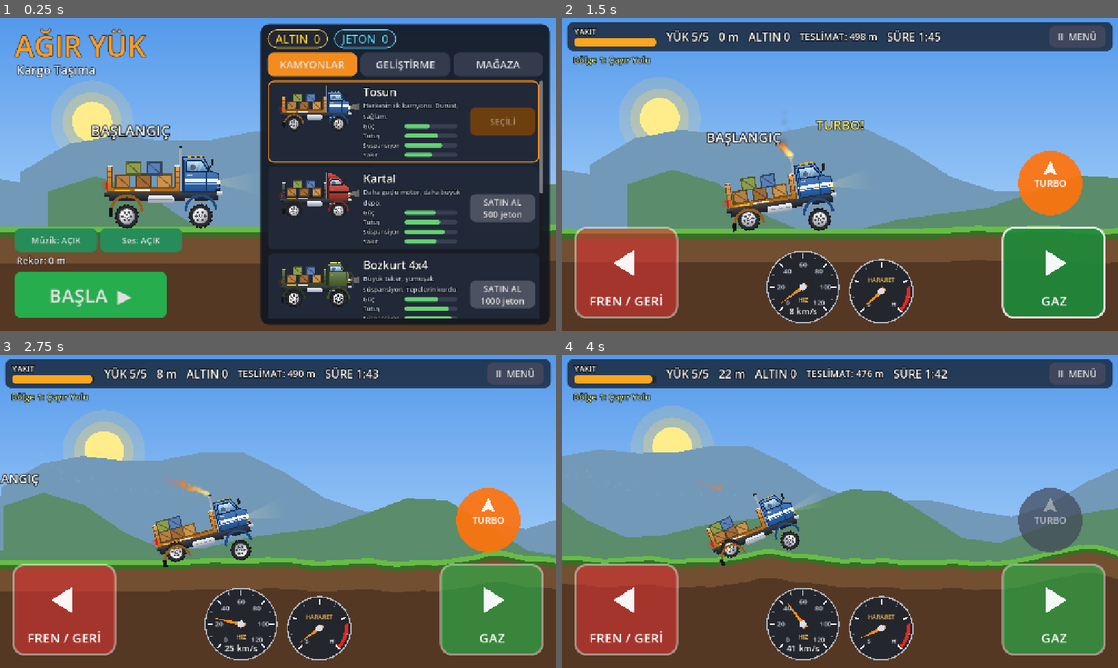
Above: before the commit, frames 1-4 (two rows, left to right).
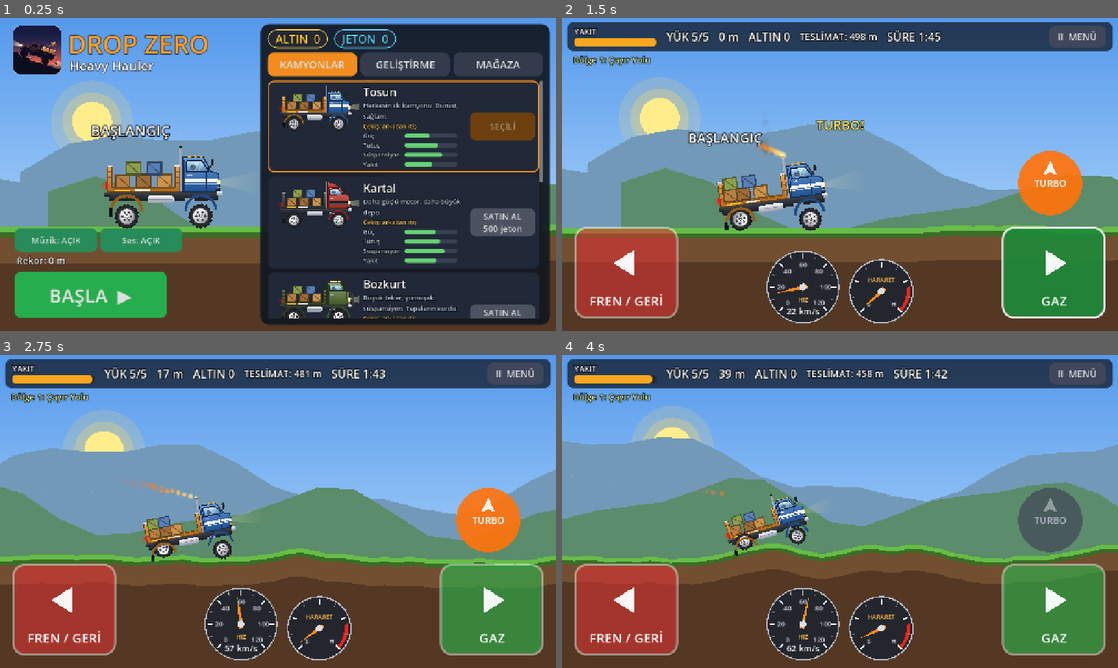
Above: after the commit, the same moments.

Repository: aliyuksekal/penalti-oyunu
Game: Godot game, scene res://Main.tscn
Two runs of this game, one before a commit and one after it. Both use one fixed random seed, a clock stepped at 60 frames per second and the inputs below.
Inputs (mouse positions are in pixels of both pictures, inside the frame that each line leads up to):
- Up to frame 1 (0.25 s): no input
- Up to frame 2 (1.5 s): click "BAŞLA ▶" at 0.5 s; tap Enter at 1.25 s; move the mouse to (962, 158) at 1.27 s; hold Right from 1.28 s (still down); tap Shift at 1.35 s; click (962, 158) at 1.42 s
- Up to frame 3 (2.75 s): tap Space at 1.52, 1.82 s; release Right at 2 s; drag from (166, 527) to (250, 574) at 2.02 s
- Up to frame 4 (4 s): move the mouse to (895, 442) at 2.77 s; hold Right 2.78-3.5 s; tap Shift at 2.85 s; click (895, 442) at 2.92 s; drag from (812, 574) to (673, 464) at 3.52 s

The runs differ from the first frame. In frame 1, 12% of the frame differs, in the area x 2-98%, y 2-96%; in frame 2, 5.2%; in frame 3, 17%; in frame 4, 20%, in the area x 0-100%, y 4-95%.

Commit message:
Adı Drop Zero: Heavy Hauler; yeni logo/simge; kamyonlar arkadan itişli, Titan 4x4; turbo anlık itiş veriyor
Co-Authored-By: Claude Opus 5.5 <noreply@anthropic.com>
Claude-Session: https://claude.ai/code/session_01CTJfmjm1dnQhva6BYkes8r

Diff:
--- a/MenuScreen.gd
+++ b/MenuScreen.gd
@@ -26,10 +26,18 @@
 	mouse_filter = Control.MOUSE_FILTER_IGNORE
 
 	# --- sol üst: başlık ---
-	var title := _lbl(self, "AĞIR YÜK", 66, Color(1.0, 0.62, 0.15))
-	title.position = Vector2(34, 18)
-	var sub := _lbl(self, "Kargo Taşıma", 28, Color.WHITE)
-	sub.position = Vector2(38, 100)
+	var logo := TextureRect.new()
+	logo.texture = load("res://icons/icon.png")
+	logo.expand_mode = TextureRect.EXPAND_IGNORE_SIZE
+	logo.stretch_mode = TextureRect.STRETCH_KEEP_ASPECT_CENTERED
+	logo.position = Vector2(30, 18)
+	logo.size = Vector2(112, 112)
+	logo.mouse_filter = Control.MOUSE_FILTER_IGNORE
+	add_child(logo)
+	var title := _lbl(self, "DROP ZERO", 58, Color(1.0, 0.62, 0.15))
+	title.position = Vector2(156, 20)
+	var sub := _lbl(self, "Heavy Hauler", 30, Color.WHITE)
+	sub.position = Vector2(160, 88)
 
 	# --- sol alt: başla ---
 	var start := Button.new()
@@ -163,6 +171,7 @@
 		var ds := _lbl(info, String(d["desc"]), 15, Color(0.75, 0.8, 0.88))
 		ds.autowrap_mode = TextServer.AUTOWRAP_WORD_SMART
 		ds.custom_minimum_size = Vector2(200, 0)
+		_lbl(info, "Çekiş: 4x4" if String(d.get("drive", "rwd")) == "awd" else "Çekiş: arkadan itiş", 14, Color(1.0, 0.8, 0.4))
 		_stat(info, "Güç", float(d["power"]) / 2.1)
 		_stat(info, "Tutuş", float(d["grip"]) / 1.55)
 		_stat(info, "Süspansiyon", (float(d["stiff"]) + float(d["damp"])) / 2.0 / 1.4)
--- a/TruckCatalog.gd
+++ b/TruckCatalog.gd
@@ -2,6 +2,7 @@
 ## Kamyon kataloğu. Fiyatlar JETON cinsinden (jeton yalnızca araç almak için).
 ## Çarpanlar TruckController'daki temel değerlere uygulanır.
 ## cab: classic / rounded / cabover / hood / offroad
+## drive: "rwd" = arkadan itiş (standart kamyon), "awd" = 4x4 (sadece en pahalı kamyon)
 ## extras: stack, stacks2, stripe, spoiler, lightbar, bullbar, snorkel, visor
 
 static func all() -> Array:
@@ -16,7 +17,7 @@
 			"body": Color.html("#d23b30"), "accent": Color.html("#1d1f24"), "bed": Color.html("#3a3d44"), "rim": Color.html("#dfe3e8"),
 			"power": 1.25, "grip": 1.05, "fuel": 1.15, "stiff": 1.05, "damp": 1.1, "speed": 1.08, "mass": 1.0,
 			"tread": "road", "extras": ["stack", "stripe", "spoiler"]},
-		{"id": "bozkurt", "name": "Bozkurt 4x4", "desc": "Büyük teker, yumuşak süspansiyon. Tepelerin kurdu.",
+		{"id": "bozkurt", "name": "Bozkurt", "desc": "Büyük teker, yumuşak süspansiyon. Tepelerin kurdu.",
 			"price": 1000, "cab": "offroad", "wheel_r": 32.0,
 			"body": Color.html("#5f7d3b"), "accent": Color.html("#2a2d22"), "bed": Color.html("#4a5a2e"), "rim": Color.html("#3a3a3a"),
 			"power": 1.35, "grip": 1.3, "fuel": 1.2, "stiff": 1.15, "damp": 1.35, "speed": 1.0, "mass": 1.05,
@@ -31,11 +32,11 @@
 			"body": Color.html("#ef7d22"), "accent": Color.html("#262626"), "bed": Color.html("#3b3b3b"), "rim": Color.html("#ffd23a"),
 			"power": 1.75, "grip": 1.55, "fuel": 1.4, "stiff": 1.3, "damp": 1.5, "speed": 1.1, "mass": 1.1,
 			"tread": "offroad", "extras": ["lightbar", "bullbar", "stack"]},
-		{"id": "titan", "name": "Titan", "desc": "Uzun burunlu dev. Krom, güç ve koca bir depo.",
+		{"id": "titan", "name": "Titan", "desc": "Uzun burunlu dev, 4x4 çekiş. Krom, güç ve koca bir depo.",
 			"price": 5000, "cab": "hood", "wheel_r": 30.0,
 			"body": Color.html("#1d2129"), "accent": Color.html("#d4af4f"), "bed": Color.html("#2a2e37"), "rim": Color.html("#e6e8ec"),
 			"power": 2.1, "grip": 1.35, "fuel": 1.9, "stiff": 1.25, "damp": 1.4, "speed": 1.3, "mass": 1.3,
-			"tread": "road", "extras": ["stacks2", "stripe", "visor"]},
+			"tread": "road", "drive": "awd", "extras": ["stacks2", "stripe", "visor"]},
 	]
 
 
--- a/TruckController.gd
+++ b/TruckController.gd
@@ -40,6 +40,8 @@
 @export var turbo_power: float = 1.8             # turbo sırasında güç çarpanı
 @export var turbo_speed: float = 1.3             # turbo sırasında azami hız çarpanı
 @export var turbo_duration: float = 2.5          # sn
+@export var turbo_kick: float = 330.0            # anlık itiş: kazandırdığı ani hız (px/sn)
+@export var turbo_push: float = 650.0            # turbo süresince ek itme ivmesi (px/sn²)
 @export var turbo_recharge: float = 12.0         # turbonun yeniden dolma süresi (sn)
 @export_group("")
 @export var brake_ratio: float = 1.6
@@ -317,7 +319,7 @@
 	reversing = brake_pressed and can_drive and brake_hold >= reverse_hold_time and fwd_speed < 60.0
 	for i in range(wheels.size()):
 		var w: RigidBody2D = wheels[i]
-		var share: float = 0.6 if i == 0 else 0.4   # arka ağırlıklı çekiş
+		var share: float = _drive_share(i)
 		if gas_pressed and throttle > 0.0:
 			if w.angular_velocity < vmax:
 				w.apply_torque(power * share)
@@ -364,10 +366,20 @@
 	_update_smoke(throttle)
 
 
-## Turbo: dolunca kullanılır, birkaç saniye büyük güç; motoru ısıtır
+## Çekiş: wheels[0] arka teker, wheels[1] ön teker.
+## Arkadan itiş = bütün güç arka tekere; 4x4 = güç iki tekere bölünür.
+func _drive_share(i: int) -> float:
+	if String(model.get("drive", "rwd")) == "awd":
+		return 0.55 if i == 0 else 0.45
+	return 1.0 if i == 0 else 0.0
+
+
+## Turbo: anlık itiş (ani hız kazanımı) + birkaç saniye ek güç; motoru ısıtır
 func use_turbo() -> bool:
 	if turbo_active or turbo_charge < 1.0 or not engine_enabled or overheated or fuel <= 0.0:
 		return false
+	# anlık itiş: kamyonu bulunduğu yönde ileri fırlat
+	body.apply_central_impulse(body.global_transform.x * body.mass * turbo_kick)
 	turbo_active = true
 	turbo_charge = 0.0
 	_turbo_t = turbo_duration
@@ -377,6 +389,7 @@
 func _update_turbo(delta: float) -> void:
 	if turbo_active:
 		_turbo_t -= delta
+		body.apply_central_force(body.global_transform.x * body.mass * turbo_push)
 		heat = minf(heat + heat_rise * 0.9 * delta, 99.0)
 		fuel = maxf(fuel - fuel_use_gas * 0.6 * delta, 0.0)
 		if _turbo_t <= 0.0 or overheated or fuel <= 0.0:
--- a/project.godot
+++ b/project.godot
@@ -2,7 +2,7 @@
 config_version=5
 
 [application]
-config/name="Ağır Yük"
+config/name="Drop Zero: Heavy Hauler"
 config/version="1.0.0"
 run/main_scene="res://Main.tscn"
 config/features=PackedStringArray("4.7", "Mobile")
--- a/test/test_drive.gd
+++ b/test/test_drive.gd
@@ -94,6 +94,8 @@
 func _controls() -> void:
 	main.start_game()
 	_check(main.time_left > 100.0, "teslimat süresi başladı: %.0f sn" % main.time_left)
+	_check(main.truck._drive_share(0) == 1.0 and main.truck._drive_share(1) == 0.0, "Tosun arkadan itişli")
+	_check(main.TruckCatalog.by_id("titan").get("drive", "rwd") == "awd", "Titan 4x4")
 	# gaz -> hızlan
 	_key(true)
 	await _wait(3.0)
@@ -124,7 +126,12 @@
 	_key(true)
 	await _wait(1.5)
 	var sp0: float = main.truck.body.linear_velocity.length()
+	var vx0: float = main.truck.body.linear_velocity.dot(main.truck.body.global_transform.x)
 	main._try_turbo()
+	await get_tree().physics_frame
+	await get_tree().physics_frame
+	var vx1: float = main.truck.body.linear_velocity.dot(main.truck.body.global_transform.x)
+	_check(vx1 > vx0 + 150.0, "turbo anlık itiş verdi (%.0f -> %.0f px/sn)" % [vx0, vx1])
 	_check(main.truck.turbo_active, "turbo açıldı")
 	await _wait(1.5)
 	var sp1: float = main.truck.body.linear_velocity.length()
Not shown, changed: export_presets.cfg
Binary file changed: icons/adaptive_background_432.png
Binary file changed: icons/adaptive_foreground_432.png
Binary file removed: icons/adaptive_monochrome_432.png
Binary file changed: icons/icon.png
Binary file changed: icons/icon_192.png
Binary file added: icons/logo_rounded_1024.png
Binary file changed: icons/play_icon_512.png
Not shown, changed: tools/device_test.sh
